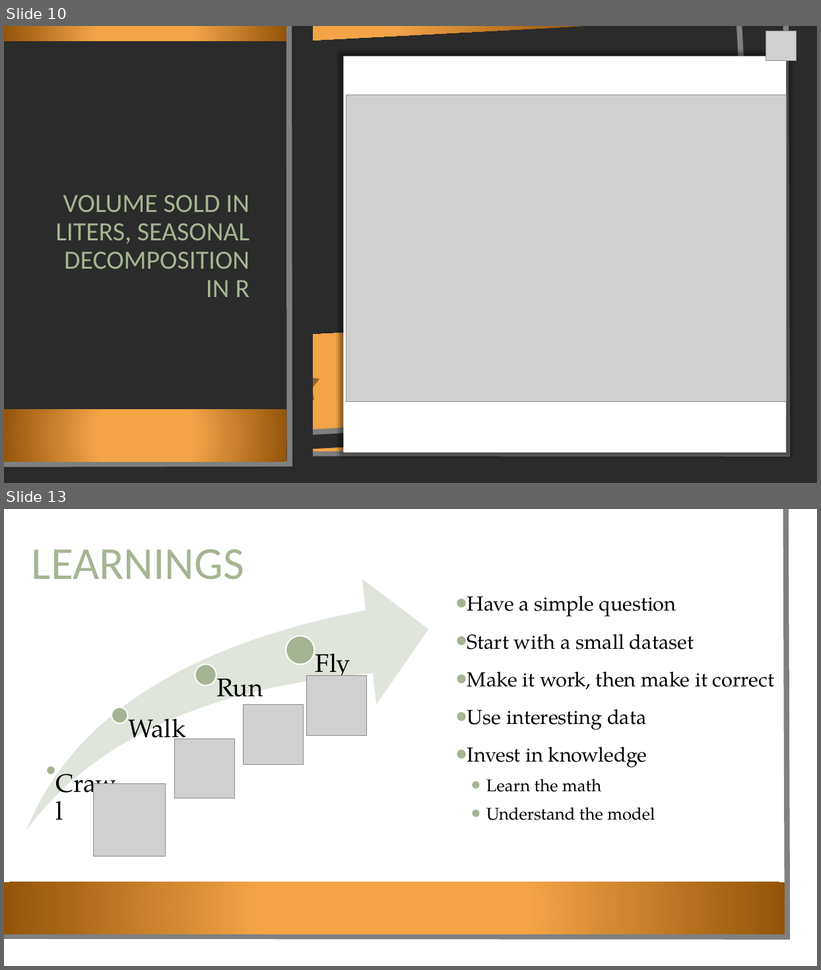
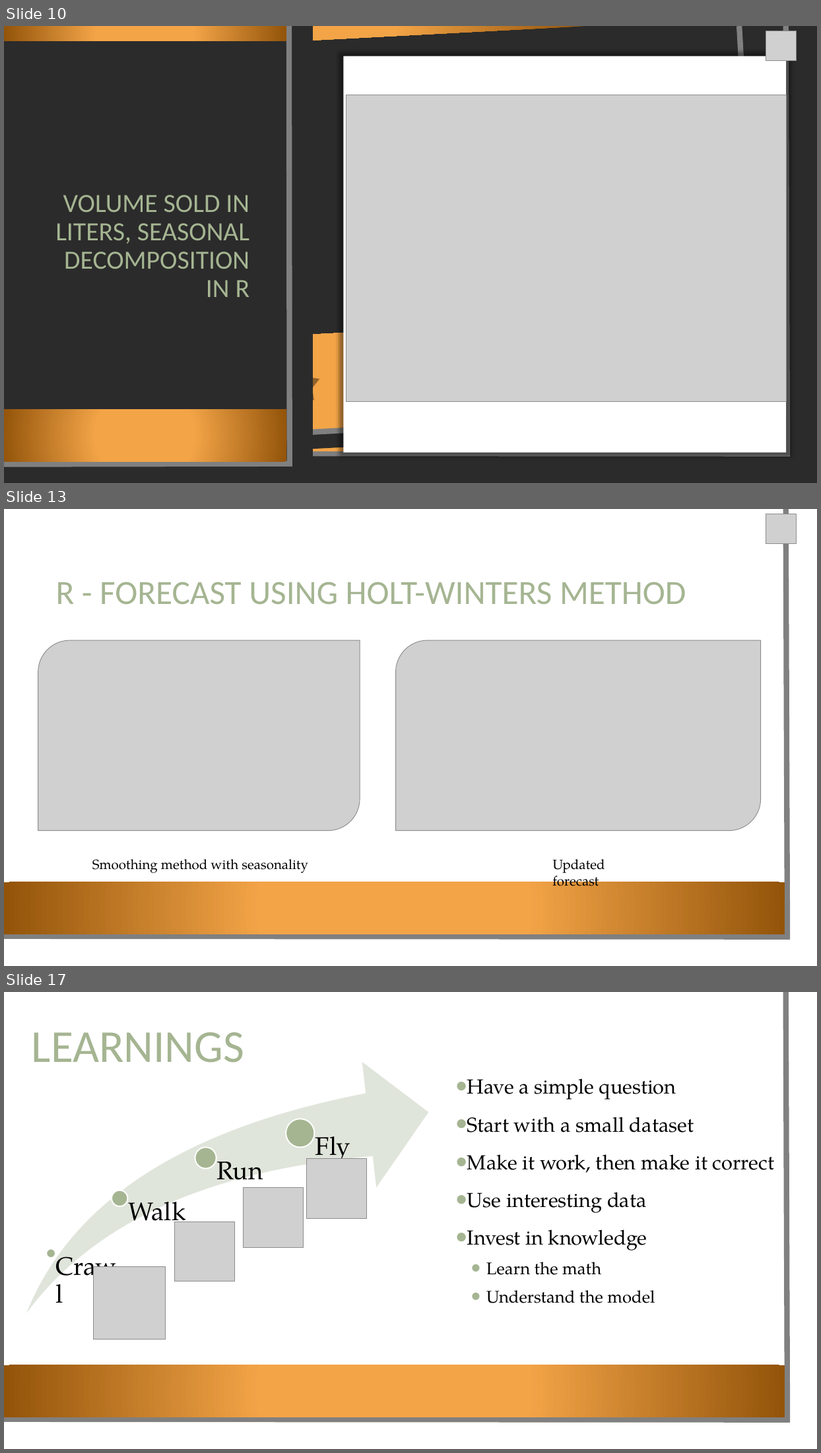
Before and after one commit to loriepeach1/project3_iowa, a slide deck: other/presentation.pptx. Shown one above the other, each under a label of ours: slides 10 and 13 before the commit, slides 10, 13 and 17 after it; the slides between them are not shown. The pictures are 821x970 and 821x1453 pixels, drawn with LibreOffice and Linux fonts; fonts in the diff are those of the drawing; grey boxes stand for pictures; background and template pictures are left out; a plain dark background stands for a picture behind light text. Boxes give left, top, right and bottom in pixels: in the first picture for what was removed or moved away, otherwise in the second. Text is boxed around its words. In the diff, an @@ line names an element or a change of style, - is before the commit and + after.

```diff
--- a/other/presentation.pptx
+++ b/other/presentation.pptx
@@ slide 13 added at (x1=4, y1=509, x2=817, y2=966), background picture (left out); not listed: 3 template elements that a slide beside it also shows @@
@@ picture added at (x1=766, y1=514, x2=797, y2=544) @@
@@ title added at (x1=56, y1=582, x2=686, y2=604), 40 pt, text #A5B592 @@
+R - FORECAST USING HOLT-WINTERS METHOD
@@ picture added at (x1=38, y1=641, x2=360, y2=831) @@
@@ picture added at (x1=395, y1=641, x2=760, y2=831) @@
@@ text added at (x1=92, y1=859, x2=308, y2=873), 16 pt, text #000000 @@
+Smoothing method with seasonality
@@ text added at (x1=552, y1=859, x2=605, y2=890), 16 pt, text #000000 @@
+Updated forecast
@@ what was slide 13 is now slide 17 @@
```
Also in this commit, not shown: 4 slides changed, 4 other slides added, 1 slide removed, 1 other file.
